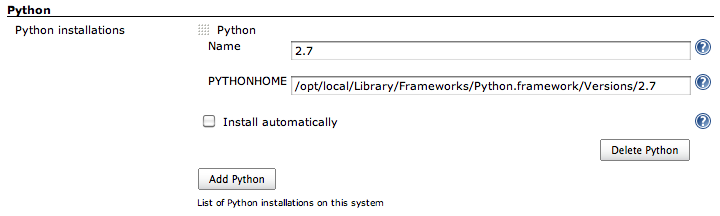
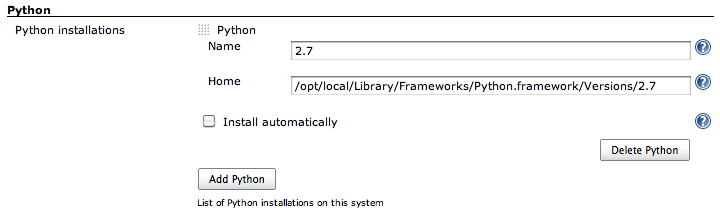
Layered file, before and after one edit (720x216). Changes by layer:
added layer "Layer 6" above "Layer 5" over [left=208, top=76, right=287, bottom=86]
